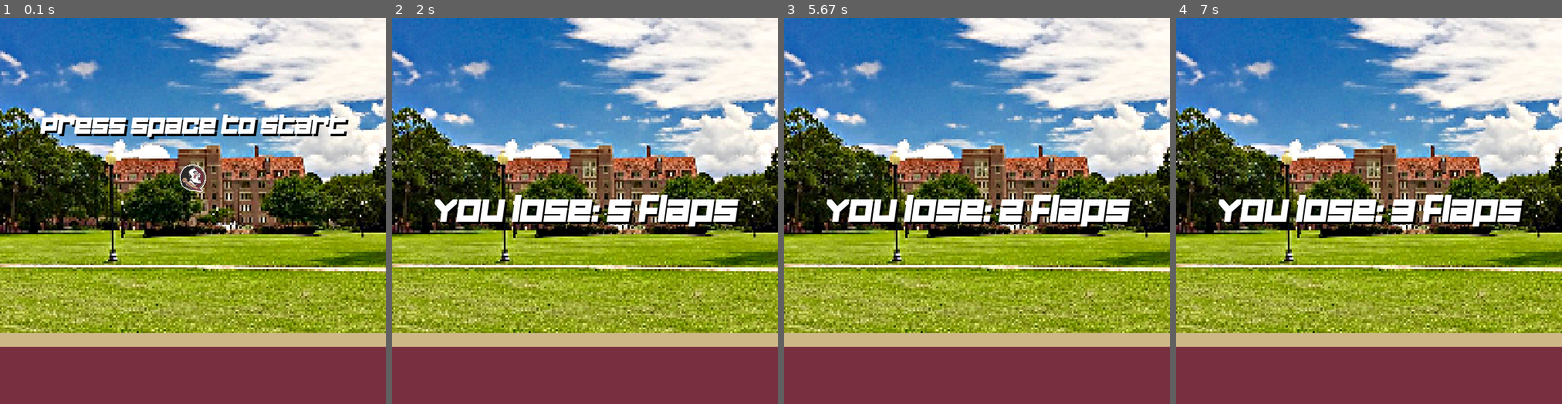
Above: before the commit, frames 1-4 (left to right).
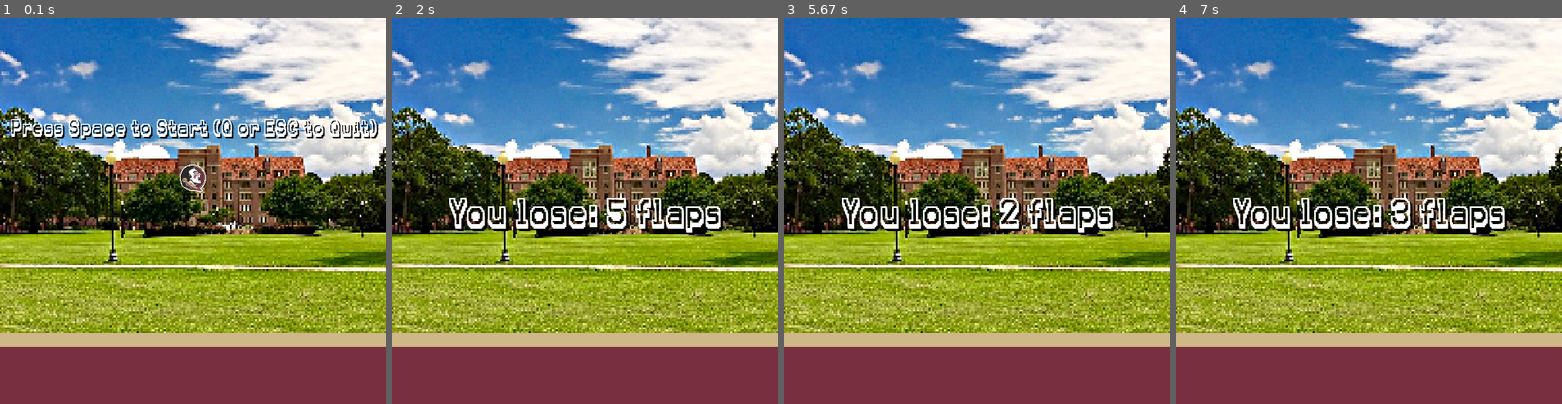
Above: after the commit, the same moments.

Repository: mfuri/Retro-Arcade
Game: pygame game, started from flappy_bird/flappy_bird.py
Two runs of this game, one before a commit and one after it. Both use one fixed random seed, a clock stepped at 60 frames per second and the inputs below.
Inputs:
- Up to frame 1 (0.1 s): no input
- Up to frame 2 (2 s): tap Space at 0.33, 0.73, 1.03, 1.23, 1.57, 1.87 s
- Up to frame 3 (5.67 s): tap Space at 2.07, 2.37, 2.63, 2.97, 3.27, 3.4, 3.8, 4.1, 4.47, 4.87, 5.17, 5.37 s
- Up to frame 4 (7 s): tap Space at 5.67, 5.87, 6.2, 6.5, 6.7 s

The runs differ from the first frame. In frame 1, 3.7% of the frame differs, in the area x 2-98%, y 25-32%; in frame 2, 4.3%; in frame 3, 4.3%, in the area x 11-91%, y 45-57%; in frame 4, 4.3%.

Commit message:
Added Font Overlays to flappy bird and space invaders
Flappy bird now gives you number of flaps, changed font to be more legible. Added start screen to Space Invaders. Added a Space to continue loop, trying to figure out how to remove rockets after a new level

Diff:
--- a/flappy_bird/flappy_bird.py
+++ b/flappy_bird/flappy_bird.py
@@ -130,9 +130,12 @@
 
 
 def lose(score):
-    outline = pygame.font.Font('assets/Corporation_Games.otf', 42)
-    text = score_font.render("You lose: " + score + " flaps", True,  (255,255,255))
-    text_outline = outline.render("You lose: " + score + " flaps", True,  (0,0,0))
+    outline = pygame.font.Font('assets/KarmaFuture.ttf', 42)
+    flap = " flaps"
+    if (int(score) == 1):
+        flap = " flap"
+    text = outline.render("You lose: " + score + flap, True,  (255,255,255))
+    text_outline = outline.render("You lose: " + score + flap, True,  (0,0,0))
     text_rect = text.get_rect(center = ((SCREEN_WIDTH / 2), (SCREEN_HEIGHT / 2)))
     outline_rect = text_outline.get_rect(center = ((SCREEN_WIDTH / 2) + 3, (SCREEN_HEIGHT / 2)+3))
     screen.blit(text_outline, outline_rect)
@@ -140,11 +143,11 @@
 
 #Draws welcome message
 def welcome_message():
-    welcome_font = pygame.font.Font('assets/Corporation_Games.otf', 30)
-    welcome_text = welcome_font.render("Press Space to Start", True, (255,255,255))
-    welcome_outline = welcome_font.render("Press Space to Start", True, (0,0,0))
+    welcome_font = pygame.font.Font('assets/KarmaFuture.ttf', 24)
+    welcome_text = welcome_font.render("Press Space to Start (Q or ESC to Quit)", True, (255,255,255))
+    welcome_outline = welcome_font.render("Press Space to Start (Q or ESC to Quit)", True, (0,0,0))
     welcome_rect = welcome_text.get_rect(center = ((SCREEN_WIDTH / 2), (SCREEN_HEIGHT / 2)-110))
-    outline_rect = welcome_outline.get_rect(center = ((SCREEN_WIDTH/2) + 3,(SCREEN_HEIGHT / 2)-107))
+    outline_rect = welcome_outline.get_rect(center = ((SCREEN_WIDTH/2) + 2,(SCREEN_HEIGHT / 2)-108))
     screen.blit(welcome_outline, outline_rect)
     screen.blit(welcome_text, welcome_rect)
 
--- a/space_invaders/space_invaders.py
+++ b/space_invaders/space_invaders.py
@@ -151,7 +151,6 @@
                 return True
         return False
 
-
 screen = pygame.display.set_mode((SCREEN_WIDTH,SCREEN_HEIGHT))
 
 bg = Background(SCREEN_WIDTH,SCREEN_HEIGHT)
@@ -180,42 +179,91 @@
 #aliens move every 1.5 seconds
 pygame.time.set_timer(MOVEALIENS, time)
 
+#Draws Welcome Message
+def welcome_overlay():
+    welcome_font = pygame.font.Font('assets/A-Space.otf', 18)
+    welcome_text = welcome_font.render("Press Space to Start (Q or ESC to Quit)", True, (255,255,255))
+    welcome_rect = welcome_text.get_rect(center = ((SCREEN_WIDTH / 2), (SCREEN_HEIGHT / 2)))
+    screen.blit(welcome_text, welcome_rect)
+
+def continue_overlay(level):
+    continue_font = pygame.font.Font('assets/A-Space.otf', 18)
+    continue_text = continue_font.render("Space to Continue (Q or ESC to Quit)", True, (255,255,255))
+    continue_rect = continue_text.get_rect(center = ((SCREEN_WIDTH / 2), (SCREEN_HEIGHT / 2)-20))
+    if (level > 0):
+        level_text = continue_font.render("You made it to level " + str(level) + "!", True, (255,255,255))
+        level_rect = level_text.get_rect(center = ((SCREEN_WIDTH / 2), (SCREEN_HEIGHT / 2)+20))
+        screen.blit(level_text, level_rect)
+    screen.blit(continue_text,continue_rect)
+
+
+
+
 running = True
+start_screen = True
 move_value = 1
-while running:
-    keys = pygame.key.get_pressed()
-    rocket = Rocket(ship.rect.x, ship.rect.x)
-    #as level increases, increase move_value by 1 as well
-    level = 0
-
-    screen.fill((0,0,0))
-    screen.blit(ship.surf,ship.rect)
-    alien.draw_alien(aliens)
-    rocket.draw_rockets(rockets)
-    pygame.display.flip()
-    for rocket in rockets:
-        if rocket.rect.y < 500 and rocket.rect.y > 0:
-            rocket.shoot()
-    for event in pygame.event.get():
-        if event.type == pygame.QUIT or (event.type == KEYDOWN and (event.key == K_ESCAPE or event.key == K_q)):
-            pygame.quit()
-            sys.exit()
-        elif event.type == KEYDOWN and event.key == K_SPACE:
-            rockets.append(Rocket(ship.rect.x+11, ship.rect.y))
-        if event.type == MOVEALIENS:
-           alien.move_aliens(aliens, move_value)
-    #check collision
-    alien.rocket_collision(aliens,rockets)
-    if alien.screen_collision(aliens):
-        running = False
-
-    if len(aliens) == 0:
-        print("NEXT LEVEL")
-        level += 1
-        move_value += 4
-        alien.create_alien_list(aliens)
-    #Press and hold arrow keys allow ship to move calling move functions
-    if keys[pygame.K_LEFT]:
-        ship.move_left()
-    if keys[pygame.K_RIGHT]:
-        ship.move_right()
+level = 0
+while True:
+    while start_screen:
+        for event in pygame.event.get():
+            if event.type == pygame.QUIT or (event.type == KEYDOWN and (event.key == K_ESCAPE or event.key == K_q)):
+                    pygame.quit()
+                    sys.exit()
+            elif event.type == KEYDOWN and event.key == K_SPACE:
+                    level = 0
+                    start_screen = False
+            elif event.type == KEYDOWN and event.key != K_SPACE:
+                    #Will play error sound when invaid key is pressed
+                    print("error")
+        screen.fill((0,0,0))
+        welcome_overlay()
+        pygame.display.flip()
+    while running:
+        rocket = Rocket(ship.rect.x, ship.rect.x)
+        #as level increases, increase move_value by 1 as well
+        keys = pygame.key.get_pressed()
+        screen.fill((0,0,0))
+        screen.blit(ship.surf,ship.rect)
+        alien.draw_alien(aliens)
+        rocket.draw_rockets(rockets)
+        pygame.display.flip()
+        for rocket in rockets:
+            if rocket.rect.y < 500 and rocket.rect.y > 0:
+                rocket.shoot()
+        for event in pygame.event.get():
+            if event.type == pygame.QUIT or (event.type == KEYDOWN and (event.key == K_ESCAPE or event.key == K_q)):
+                pygame.quit()
+                sys.exit()
+            elif event.type == KEYDOWN and event.key == K_SPACE:
+                rockets.append(Rocket(ship.rect.x+11, ship.rect.y))
+            if event.type == MOVEALIENS:
+                alien.move_aliens(aliens, move_value)
+        #check collision
+        alien.rocket_collision(aliens,rockets)
+        if alien.screen_collision(aliens):
+            running = False
+
+        if len(aliens) == 0:
+            for rocket in rockets:
+                rockets.remove(rocket)
+            next_level = True
+            level += 1
+            while next_level:
+                for event in pygame.event.get():
+                    if event.type == pygame.QUIT or (event.type == KEYDOWN and (event.key == K_ESCAPE or event.key == K_q)):
+                        pygame.quit()
+                        sys.exit()
+                    elif event.type == KEYDOWN and event.key == K_SPACE:
+                        next_level = False
+                continue_overlay(level)
+                pygame.display.flip()
+            print("NEXT LEVEL")
+            move_value += 4
+            alien.create_alien_list(aliens)
+
+
+        #Press and hold arrow keys allow ship to move calling move functions
+        if keys[pygame.K_LEFT]:
+            ship.move_left()
+        if keys[pygame.K_RIGHT]:
+            ship.move_right()
Binary file added: flappy_bird/assets/KarmaFuture.ttf
Binary file added: space_invaders/assets/A-Space.otf
